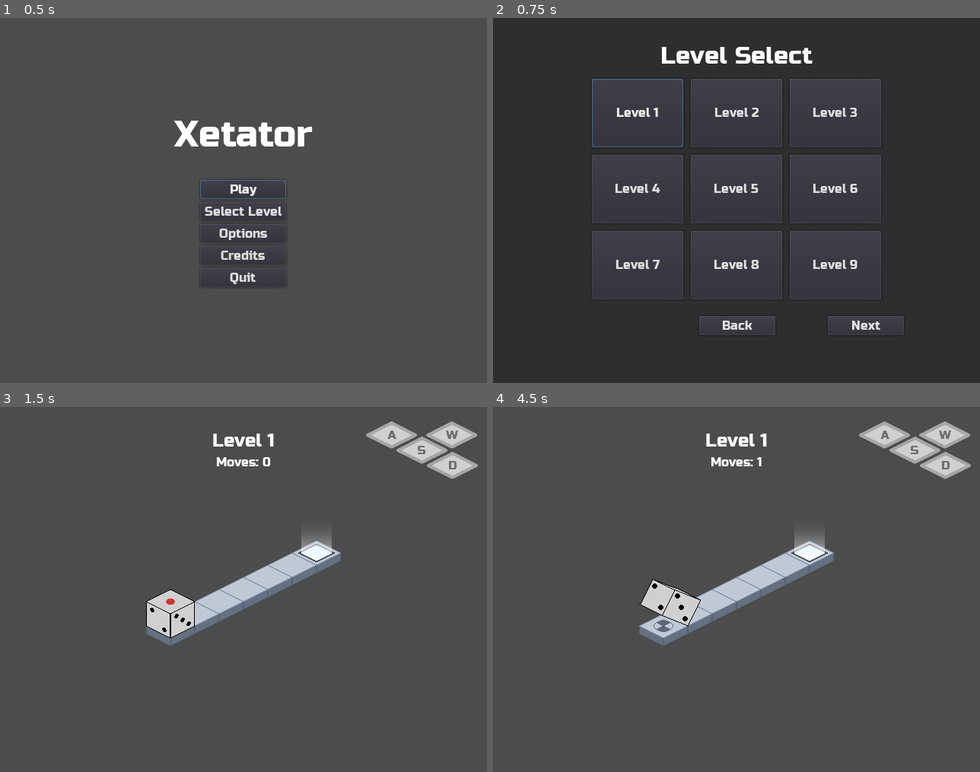
Above: before the commit, frames 1-4 (two rows, left to right).
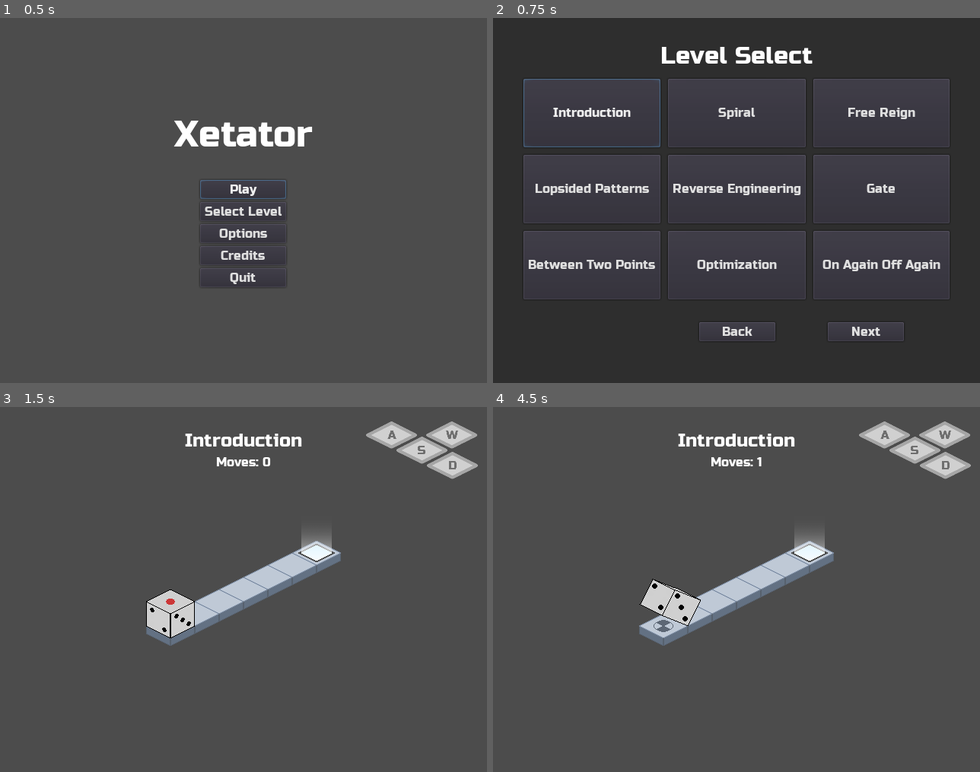
Above: after the commit, the same moments.

Repository: kdreese/gmtk-2022
Game: Godot game, scene res://src/states/Menu.tscn
Same seed, same stepped clock (60 frames per second), same inputs: the game is played once before the commit and once after it.
Inputs (mouse positions are in pixels of both pictures, inside the frame that each line leads up to):
- Up to frame 1 (0.5 s): no input
- Up to frame 2 (0.75 s): click "Select Level" at 0.5 s
- Up to frame 3 (1.5 s): click (97, 501) at 1.25 s, where only the run after the commit has a clickable "Introduction"
- Up to frame 4 (4.5 s): tap Enter at 2 s; hold D (move_right) 2.03-2.78 s; tap R (restart) at 2.75, 3.5, 4.25 s; hold S (move_back) 2.78-3.53 s; hold D (move_right) 3.53-4.28 s; hold W (move_forward) from 4.28 s (still down)

Frame 1 is identical in both runs. In frame 2, 8.4% of the frame differs, in the area x 6-94%, y 16-89%; in frame 3, 0.5%; in frame 4, 0.5%.

Commit message:
Finalized level order and level select screen for jam

Diff:
--- a/src/levels/ButtonIntroLevel.tscn
+++ b/src/levels/ButtonIntroLevel.tscn
@@ -32,7 +32,7 @@
 position = Vector2( 288, 304 )
 minimum_weight = 6
 next_level_path = "res://src/levels/ButtonTestLevel.tscn"
-level_name = "Level 6"
+level_name = "Gate"
 
 [node name="Gate" parent="." instance=ExtResource( 5 )]
 position = Vector2( 320, 296 )
--- a/src/levels/ButtonJailLevel.tscn
+++ b/src/levels/ButtonJailLevel.tscn
@@ -44,7 +44,8 @@
 position = Vector2( 192, 160 )
 minimum_weight = 3
 maximum_weight = 3
-level_name = "Level 13"
+next_level_path = "res://src/levels/TestLevel.tscn"
+level_name = "Behind Closed Bars"
 
 [connection signal="button_pressed" from="LevelButton" to="." method="_on_LevelButton_button_pressed"]
 [connection signal="toggled" from="Toggle" to="." method="_on_Toggle_toggled"]
--- a/src/levels/ButtonTestLevel.tscn
+++ b/src/levels/ButtonTestLevel.tscn
@@ -38,8 +38,8 @@
 
 [node name="LevelEnd" parent="." instance=ExtResource( 4 )]
 position = Vector2( 480, 304 )
-next_level_path = "res://src/levels/TestLevel.tscn"
-level_name = "Level 7"
+next_level_path = "res://src/levels/OptimizationLevel.tscn"
+level_name = "Between Two Points"
 
 [node name="Gate" parent="." instance=ExtResource( 5 )]
 position = Vector2( 288, 216 )
--- a/src/levels/CycleTeachLevel.tscn
+++ b/src/levels/CycleTeachLevel.tscn
@@ -19,4 +19,4 @@
 minimum_weight = 5
 maximum_weight = 5
 next_level_path = "res://src/levels/CycleTrapLevel.tscn"
-level_name = "Level 4"
+level_name = "Lopsided Patterns"
--- a/src/levels/CycleTrapLevel.tscn
+++ b/src/levels/CycleTrapLevel.tscn
@@ -19,4 +19,4 @@
 minimum_weight = 5
 maximum_weight = 5
 next_level_path = "res://src/levels/ButtonIntroLevel.tscn"
-level_name = "Level 5"
+level_name = "Reverse Engineering"
--- a/src/levels/DangerButtonLevel.tscn
+++ b/src/levels/DangerButtonLevel.tscn
@@ -39,8 +39,7 @@
 
 [node name="LevelEnd" parent="." instance=ExtResource( 3 )]
 position = Vector2( 544, 112 )
-next_level_path = "res://src/levels/TwoPathsLevel.tscn"
-level_name = "Level 10"
+level_name = "Hail Mary"
 
 [node name="Gate" parent="." instance=ExtResource( 5 )]
 position = Vector2( 480, 152 )
--- a/src/levels/IntroLevel.tscn
+++ b/src/levels/IntroLevel.tscn
@@ -17,4 +17,4 @@
 [node name="LevelEnd" parent="." instance=ExtResource( 2 )]
 position = Vector2( 416, 176 )
 next_level_path = "res://src/levels/MovementTutorialLevel.tscn"
-level_name = "Level 1"
+level_name = "Introduction"
--- a/src/levels/MovementTestLevel.tscn
+++ b/src/levels/MovementTestLevel.tscn
@@ -18,4 +18,4 @@
 position = Vector2( 384, 224 )
 minimum_weight = 6
 next_level_path = "res://src/levels/CycleTeachLevel.tscn"
-level_name = "Level 3"
+level_name = "Free Reign"
--- a/src/levels/MovementTutorialLevel.tscn
+++ b/src/levels/MovementTutorialLevel.tscn
@@ -17,4 +17,4 @@
 [node name="LevelEnd" parent="." instance=ExtResource( 2 )]
 position = Vector2( 320, 224 )
 next_level_path = "res://src/levels/MovementTestLevel.tscn"
-level_name = "Level 2"
+level_name = "Spiral"
--- a/src/levels/OptimizationLevel.tscn
+++ b/src/levels/OptimizationLevel.tscn
@@ -33,8 +33,8 @@
 position = Vector2( 448, 160 )
 minimum_weight = 4
 maximum_weight = 4
-next_level_path = "res://src/levels/DangerButtonLevel.tscn"
-level_name = "Level 9"
+next_level_path = "res://src/levels/ToggleIntroLevel.tscn"
+level_name = "Optimization"
 
 [node name="Gate" parent="." instance=ExtResource( 5 )]
 position = Vector2( 384, 200 )
--- a/src/levels/SomeKindaToggleLevel.tscn
+++ b/src/levels/SomeKindaToggleLevel.tscn
@@ -16,7 +16,7 @@
 tile_set = ExtResource( 3 )
 cell_size = Vector2( 64, 32 )
 format = 1
-tile_data = PoolIntArray( -131063, 1610612736, 0, -65527, 1610612736, 0, 10, 0, 0, 11, 0, 0, 12, 0, 0, 15, 0, 0, 16, 0, 0, 65546, 0, 0, 65547, 0, 0, 65548, 0, 0, 131082, 0, 0, 131083, 0, 0, 131084, 0, 0, 196618, 0, 0, 196619, 0, 0, 196620, 0, 0, 262154, 0, 0, 262155, 0, 0, 262156, 0, 0, 327691, 2, 0 )
+tile_data = PoolIntArray( -131063, 1610612736, 0, -131062, 6, 0, -65527, 1610612736, 0, -65526, 6, 0, 10, 0, 0, 11, 0, 0, 12, 0, 0, 15, 0, 0, 16, 0, 0, 17, 6, 0, 65545, 536870918, 0, 65546, 0, 0, 65547, 0, 0, 65548, 0, 0, 65549, 536870915, 0, 65550, 536870918, 0, 65551, 536870918, 0, 65552, 536870918, 0, 131082, 0, 0, 131083, 0, 0, 131084, 0, 0, 131085, 6, 0, 196618, 0, 0, 196619, 0, 0, 196620, 0, 0, 196621, 6, 0, 262154, 0, 0, 262155, 0, 0, 262156, 0, 0, 262157, 6, 0, 327690, 536870918, 0, 327691, 2, 0, 327692, 536870915, 0, 393227, 536870918, 0 )
 
 [node name="WireTileMap" type="TileMap" parent="."]
 mode = 1
@@ -27,6 +27,8 @@
 
 [node name="LevelEnd" parent="." instance=ExtResource( 1 )]
 position = Vector2( 512, 256 )
+next_level_path = "res://src/levels/TwoPathsLevel.tscn"
+level_name = "One Door Opens"
 
 [node name="Gate" parent="." instance=ExtResource( 2 )]
 position = Vector2( 416, 216 )
@@ -38,7 +40,7 @@
 position = Vector2( 288, 152 )
 
 [node name="Toggle" parent="." instance=ExtResource( 6 )]
-position = Vector2( 352, 192 )
+position = Vector2( 320, 240 )
 
 [node name="LevelButton" parent="." instance=ExtResource( 7 )]
 position = Vector2( 352, 128 )
--- a/src/levels/TestLevel.tscn
+++ b/src/levels/TestLevel.tscn
@@ -32,8 +32,8 @@
 position = Vector2( 160, 176 )
 minimum_weight = 3
 maximum_weight = 3
-next_level_path = "res://src/levels/OptimizationLevel.tscn"
-level_name = "Level 8"
+next_level_path = "res://src/levels/SomeKindaToggleLevel.tscn"
+level_name = "Commitment"
 
 [node name="Gate" parent="." instance=ExtResource( 5 )]
 position = Vector2( 224, 216 )
--- a/src/levels/ToggleIntroLevel.tscn
+++ b/src/levels/ToggleIntroLevel.tscn
@@ -34,6 +34,6 @@
 position = Vector2( 448, 128 )
 minimum_weight = 6
 next_level_path = "res://src/levels/ButtonJailLevel.tscn"
-level_name = "Level 12"
+level_name = "On Again Off Again"
 
 [connection signal="toggled" from="Toggle" to="." method="_on_Toggle_toggled"]
--- a/src/levels/TwoPathsLevel.tscn
+++ b/src/levels/TwoPathsLevel.tscn
@@ -36,8 +36,8 @@
 [node name="LevelEnd" parent="." instance=ExtResource( 5 )]
 position = Vector2( 64, 160 )
 maximum_weight = 1
-next_level_path = "res://src/levels/ToggleIntroLevel.tscn"
-level_name = "Level 11"
+next_level_path = "res://src/levels/DangerButtonLevel.tscn"
+level_name = "Greed"
 
 [node name="Gate" parent="." instance=ExtResource( 6 )]
 position = Vector2( 96, 184 )
--- a/src/states/LevelSelect.gd
+++ b/src/states/LevelSelect.gd
@@ -31,6 +31,7 @@
 	for idx in range(num_buttons):
 		var button = Button.new()
 		button.rect_min_size = Vector2(120, 90)
+		button.size_flags_horizontal = Control.SIZE_EXPAND_FILL
 		var error = button.connect("pressed", self, "_on_level_button_pressed", [idx])
 		assert(not error)
 		$ColorRect/G.add_child(button)
--- a/src/states/LevelSelect.tscn
+++ b/src/states/LevelSelect.tscn
@@ -24,37 +24,45 @@
 align = 1
 
 [node name="G" type="GridContainer" parent="ColorRect"]
-margin_left = 130.0
+anchor_right = 1.0
+margin_left = 40.0
 margin_top = 80.0
-margin_right = 510.0
-margin_bottom = 80.0
+margin_right = -40.0
+size_flags_horizontal = 5
+size_flags_vertical = 2
 custom_constants/vseparation = 10
 custom_constants/hseparation = 10
 columns = 3
 
 [node name="PrevButton" type="Button" parent="ColorRect"]
-margin_left = 104.0
-margin_top = 392.0
-margin_right = 204.0
-margin_bottom = 417.0
+anchor_left = 0.5
+anchor_right = 0.5
+margin_left = -216.0
+margin_top = 400.0
+margin_right = -116.0
+margin_bottom = 425.0
 rect_min_size = Vector2( 100, 0 )
 size_flags_horizontal = 6
 text = "Prev"
 
 [node name="BackButton" type="Button" parent="ColorRect"]
-margin_left = 271.0
-margin_top = 392.0
-margin_right = 371.0
-margin_bottom = 417.0
+anchor_left = 0.5
+anchor_right = 0.5
+margin_left = -49.0
+margin_top = 400.0
+margin_right = 51.0
+margin_bottom = 425.0
 rect_min_size = Vector2( 100, 0 )
 size_flags_horizontal = 6
 text = "Back"
 
 [node name="NextButton" type="Button" parent="ColorRect"]
-margin_left = 440.0
-margin_top = 392.0
-margin_right = 540.0
-margin_bottom = 417.0
+anchor_left = 0.5
+anchor_right = 0.5
+margin_left = 120.0
+margin_top = 400.0
+margin_right = 220.0
+margin_bottom = 425.0
 rect_min_size = Vector2( 100, 0 )
 size_flags_horizontal = 6
 text = "Next"
